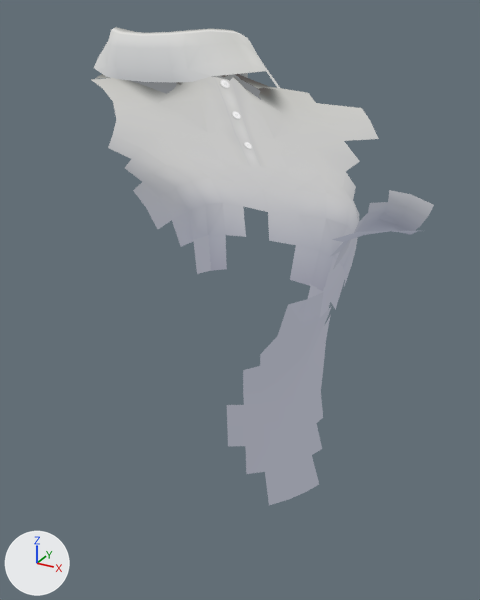
The glTF model parts/tops_collared_shirt_female_2.glb as it was, and as the next commit left it.
Both versions are drawn from a 50 mm camera at (0.29, -0.463, 1.35) aimed at (0.021, 0.027, 1.105). Lighting does not change. The marker at lower left points along +X, +Y and +Z. The first picture is the older version. Vertices at exactly the same position are counted once.

The older version as bpy lines, for what is in view:
```python
me_shirt_collar = bpy.data.meshes.new('shirt_collar')
me_shirt_collar.from_pydata(...)  # 412 vertices, 624 faces; spans x -0.129..0.192, y -0.076..0.135, z 0.951..1.337
# faces by material slot: [276, 348]
me_shirt_collar.materials.append(mat_default_fabric_1532_001)
me_shirt_collar.materials.append(mat_default_fabric_27796202_001)
ob_shirt_collar = bpy.data.objects.new('shirt_collar', me_shirt_collar)
ob_shirt_collar.location = (0.0, 0.0, 0.0)
```
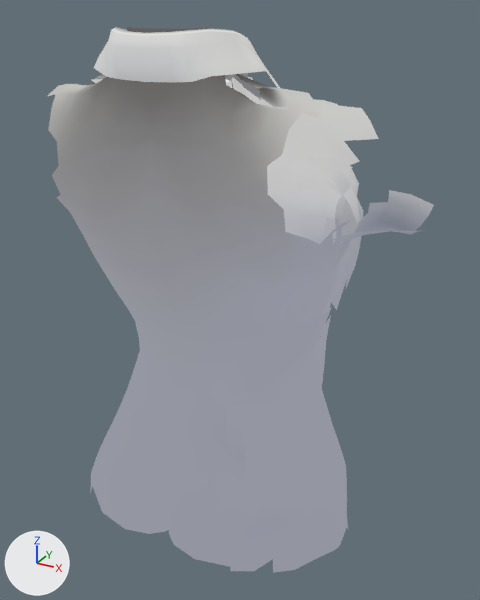
Pixel boxes (x1, y1, x2, y2) of what changed, in the pictures (480 x 600 px; the box of a moved part takes in the faces that stretch with it):
'shirt_collar', reshaped (13% wider, 14% taller)
    before: (91, 27, 434, 505)
    after: (46, 27, 434, 573)
part 1 of me_shirt_collar, added
    after: (46, 27, 358, 573)
part 2 of me_shirt_collar, moved or reshaped
    before: (108, 77, 360, 505)
    after: (225, 77, 363, 506)

The change, as a diff of the scene's bpy script:
```diff
--- a/parts/tops_collared_shirt_female_2.glb.py
+++ b/parts/tops_collared_shirt_female_2.glb.py
@@ me_shirt_collar @@
 # used by ob_shirt_collar; location = (0.0, 0.0, 0.0)
-me_shirt_collar.from_pydata(...)  # 412 vertices, 624 faces; spans x -0.129..0.192, y -0.076..0.135, z 0.951..1.337
+me_shirt_collar.from_pydata(...)  # 1326 vertices, 2154 faces; spans x -0.139..0.192, y -0.089..0.136, z 0.85..1.337
+# me_shirt_collar part 1: a new loose piece of 865 vertices spanning x -0.139..0.14, y -0.089..0.129, z 0.85..1.337, in mat_default_fabric_27796202_001
+# me_shirt_collar part 2
+# 2 vertices are removed from x 0.095..0.102, y 0.026..0.03, z 0.998..1.045
+# 16 faces are deleted
+# 10 vertices in x 0.049..0.111, y -0.018..0.125, z 0.952..1.14 move by (0.001, 0.0, 0.0)
+# 8 vertices in x -0.059..0.059, y 0.115..0.134, z 1.126..1.19 move by (0.0, 0.001, 0.0)
+# 4 vertices in x -0.078..-0.049, y 0.109..0.125, z 1.084..1.122 move by (-0.001, 0.0, 0.0)
+# 4 vertices in x 0.097..0.117, y -0.031..0.045, z 0.951..1.021 move by (0.001, 0.0, 0.001)
+# 4 vertices in x 0.089..0.107, y -0.023..0.007, z 0.977..1.021 move by (0.001, -0.001, 0.0)
+# 3 vertices in x -0.106..-0.064, y 0.075..0.118, z 1.184..1.198 move by (-0.001, 0.002, 0.003)
+# 53 vertices move from x -0.12..0.114, y -0.009..0.135, z 0.977..1.298 to x -0.122..0.115, y -0.01..0.136, z 0.978..1.3
+# 14 vertices are added at x 0.035..0.103, y -0.032..0.03, z 0.999..1.309
+# 21 new faces join them, mat_default_fabric_27796202_001
+# other edits to the shape of me_shirt_collar do not show in these pictures
 me_shirt_collar.materials.append(mat_default_fabric_1532_001)
```
